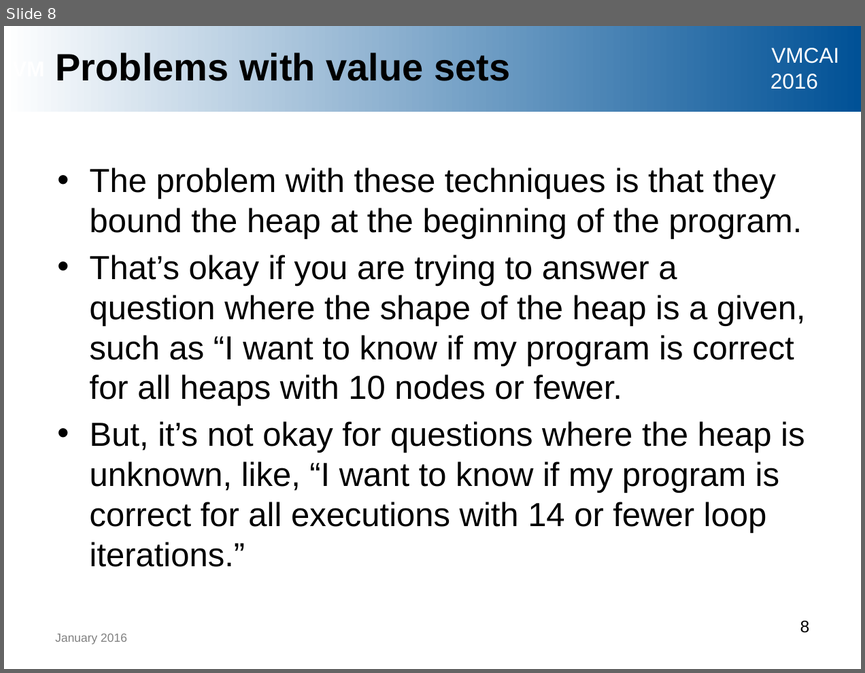
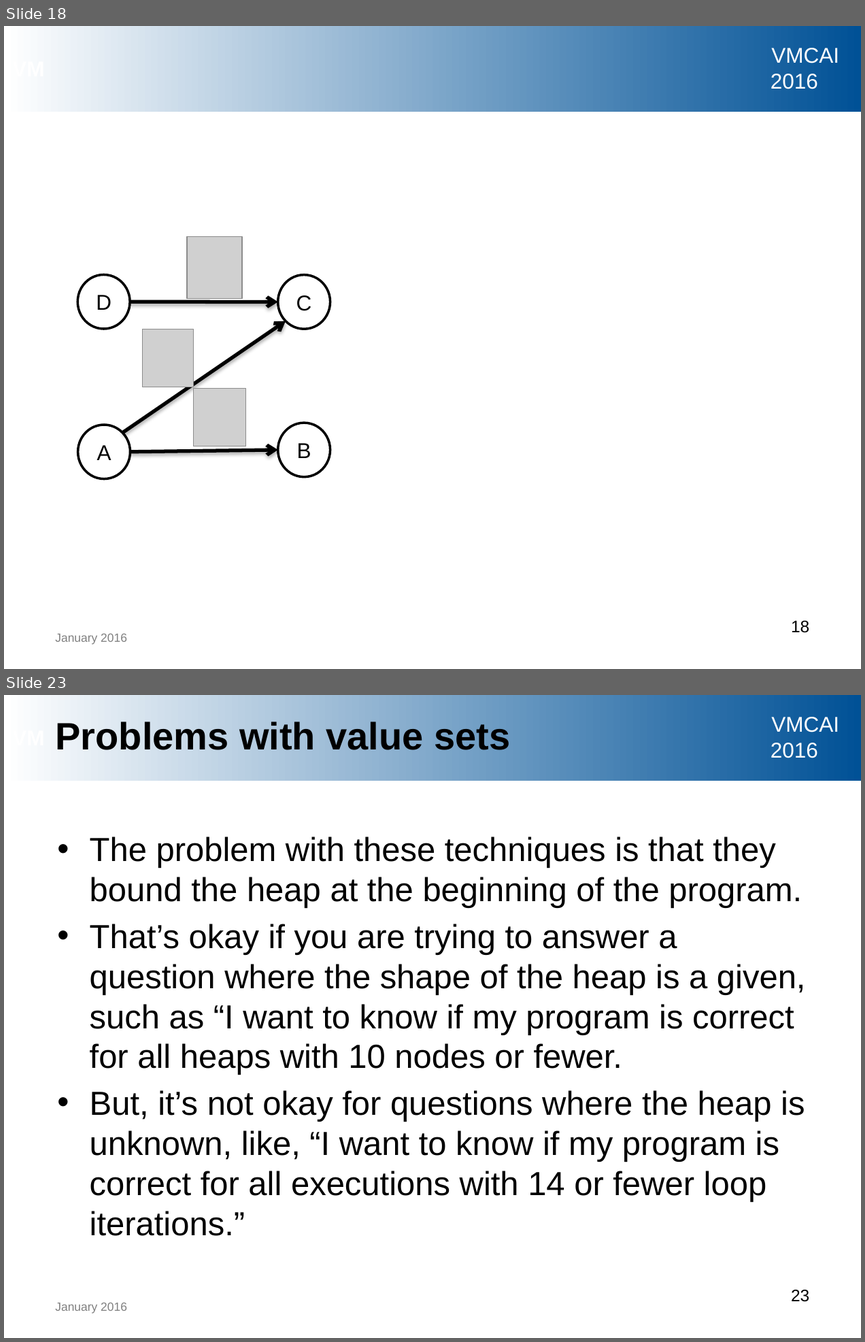
Before and after one commit to ericmercer/uber-lazy, a slide deck: vmcai-2016-slides/vmcai_presentation.pptx. Shown one above the other, each under a label of ours: slide 8 before the commit, slides 18 and 23 after it; the slides between them are not shown. The pictures are 865x673 and 865x1342 pixels, drawn with LibreOffice and Linux fonts; fonts in the diff are those of the drawing; grey boxes stand for pictures; background and template pictures are left out. Boxes give left, top, right and bottom in pixels: in the first picture for what was removed or moved away, otherwise in the second. Text is boxed around its words. In the diff, an @@ line names an element or a change of style, - is before the commit and + after.

```diff
--- a/vmcai-2016-slides/vmcai_presentation.pptx
+++ b/vmcai-2016-slides/vmcai_presentation.pptx
@@ slide 18 added at (x1=4, y1=26, x2=861, y2=669), background #FFFFFF; not listed: 3 template elements that a slide beside it also shows @@
@@ picture added at (x1=186, y1=237, x2=241, y2=299) @@
@@ ellipse added at (x1=77, y1=274, x2=130, y2=329), fill #FFFFFF, outline #000000 2 pt, 18 pt, text #000000 @@
+D
@@ ellipse added at (x1=278, y1=274, x2=330, y2=329), fill #FFFFFF, outline #000000 2 pt, 18 pt, text #000000 @@
+C
@@ arrow added from (130, 302) to (278, 302), #000000 3 pt @@
@@ arrow added from (122, 432) to (286, 320), #000000 3 pt @@
@@ picture added at (x1=142, y1=329, x2=193, y2=386) @@
@@ picture added at (x1=193, y1=388, x2=245, y2=447) @@
@@ ellipse added at (x1=77, y1=424, x2=130, y2=478), fill #FFFFFF, outline #000000 2 pt, 18 pt, text #000000 @@
+A
@@ ellipse added at (x1=278, y1=422, x2=330, y2=477), fill #FFFFFF, outline #000000 2 pt, 18 pt, text #000000 @@
+B
@@ arrow added from (130, 452) to (278, 449), #000000 3 pt @@
@@ text added at (x1=55, y1=633, x2=127, y2=644), 10 pt, text #808080 @@
+January 2016
@@ page number added at (x1=791, y1=620, x2=809, y2=633), 14 pt, text #000000 @@
+18
@@ what was slide 8 is now slide 23 @@
@@ page number at (x1=791, y1=1289, x2=809, y2=1302): text changed @@
-8
+23
```
Also in this commit, not shown: 6 slides changed, 14 other slides added.
